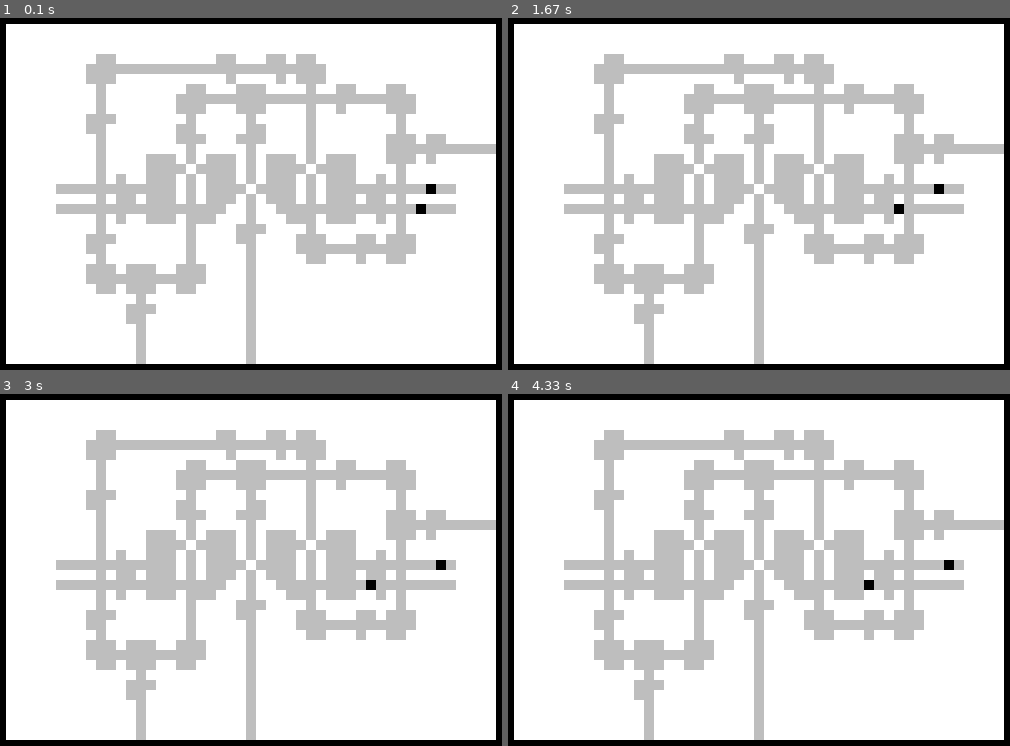
Above: before the commit, frames 1-4 (two rows, left to right).
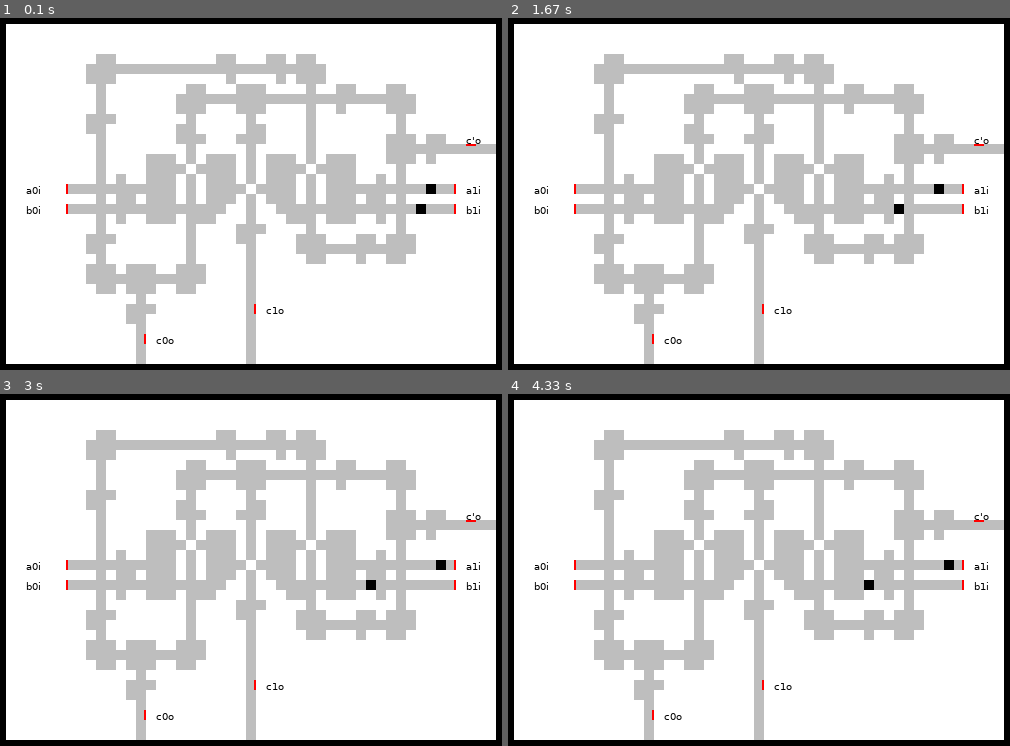
Above: after the commit, the same moments.

Repository: timo/brownomat
Game: pygame game, started from pygamefe.py
The game is run twice, just before and just after one commit, with the same random seed, the same clock (stepped at 60 frames per second) and the same inputs. The source is Python 2; it was converted automatically to run under Python 3.
Inputs (mouse positions are in pixels of both pictures, inside the frame that each line leads up to):
- Up to frame 1 (0.1 s): no input
- Up to frame 2 (1.67 s): click (894, 303) at 0.38 s
- Up to frame 3 (3 s): click (401, 478) at 1.85 s; move the mouse to (outside the picture) at 2.2 s; tap Space at 2.23, 2.93 s; click (outside the picture) at 2.52 s; move the mouse to (outside the picture) at 2.9 s
- Up to frame 4 (4.33 s): click (outside the picture) at 3.23 s; move the mouse to (outside the picture) at 3.63 s; tap Space at 3.67 s; click (outside the picture) at 4.02 s

The runs differ from the first frame. In frame 1, 0.4% of the frame differs, in the area x 5-96%, y 33-93%; in frame 2, 0.4%; in frame 3, 0.4%; in frame 4, 0.4%.

Commit message:
added support for labels.

Diff:
--- a/field.py
+++ b/field.py
@@ -2,6 +2,7 @@
 from random import choice
 from collections import namedtuple, defaultdict
 from itertools import permutations
+import string
 
 def iterate(iterable):
     num = 0
@@ -95,9 +96,11 @@
     fieldset = frozenset()
     fields = defaultdict(lambda: None)
     signals = []
+    labels = {}
     bounds = BBox(0, 0, 1, 1)
     renderers = []
     directions = list(permutations([u, d, l, r]))
+
     def __init__(self, data=None, filename=None):
         if filename:
             data = open(filename).read()
@@ -109,10 +112,16 @@
 
         fieldelems = []
 
-        l, u, r, d = self.bounds
+        bound_l, bound_u, bound_r, bound_d = self.bounds
+
+        labels = []
+        inside_label = 0
 
         for py, line in iterate(self.field):
             for px, char in iterate(line):
+                if inside_label > 0:
+                    inside_label -= 1
+                    continue
                 x = px + xo
                 y = py + yo
                 if char == "O":
@@ -120,18 +129,43 @@
                     char = "#"
                 if char == "#":
                     fieldelems.append((x, y))
-                    if x < l:
-                        l = x
-                    elif x > r:
-                        r = x
-                    if y < u:
-                        u = y
-                    elif y > d:
-                        d = y
-
-        self.bounds = BBox(l=l, r=r, u=u, d=d)
+                    if x < bound_l:
+                        bound_l = x
+                    elif x > bound_r:
+                        bound_r = x
+                    if y < bound_u:
+                        bound_u = y
+                    elif y > bound_d:
+                        bound_d = y
+                elif char == " ":
+                    continue
+                elif char in string.lowercase or char in string.uppercase:
+                    linerest = line[px:]
+                    label = ""
+                    for char in linerest:
+                        if char in string.lowercase + string.uppercase + string.digits + "'":
+                            label += char
+                        else:
+                            break
+                    inside_label = len(label)
+                    labels.append(((px, py), label))
+
+        self.bounds = BBox(l=bound_l, r=bound_r, u=bound_u, d=bound_d)
 
         self.fieldset = frozenset(self.fieldset.union(fieldelems))
+
+        for (pos, label) in labels:
+            # find the nearest piece of wire.
+            for direction in [u, lambda pos: l(l(pos)), d]:
+                if direction(pos) in self.fieldset:
+                    self.labels[label] = (pos, direction(pos))
+                    break
+            npos = r(pos)
+            for i in range(len(label)):
+                npos = r(npos)
+            if npos in self.fieldset:
+                self.labels[label] = (pos, npos)
+
 
         self.update_fieldtypes()
 
@@ -187,6 +221,7 @@
     def attach_renderer(self, renderer):
         self.renderers.append(renderer)
         renderer.update_bounds(self.bounds)
+        renderer.update_labels(self.labels)
         renderer.update_field(self.fieldset)
         renderer.add_actions(frozenset(), self.signals)
 
--- a/field_data.py
+++ b/field_data.py
@@ -100,14 +100,14 @@
          #       ###   ###    #  #    ###
         ###       #     #     #        #
         ##       ##     ##    #        #
-         #       ###   ###    #       ### ##  c'
+         #       ###   ###    #       ### ##  c'o
          #        #     #     #       ###########
          #    ### # ### # ### # ###   ### #
          #    #### #### # #### ####    #
          # #  ### # ### # ### # ###  # #
-  a0 ############ # #### #### # #########O### a1
+  a0i############ # #### #### # #########O### a1i
          # ## ### # ### # ### # ### ## #
-  b0 #################  #  ##############O### b1
+  b0i#################  #  ##############O### b1i
          # #  ### ###   #   ### ###  # #
          #        #    ###    #        #
         ###       #    ##    ###   ## ###
@@ -117,11 +117,11 @@
         ############    #
          ## ###  ##     #
              #          #
-            ###         #
+            ###         # c1o
             ##          #
              #          #
+             # c0o      #
              #          #
              #          #
-         c0  #       c1 #
 
 """
--- a/pygamefe.py
+++ b/pygamefe.py
@@ -6,36 +6,67 @@
 from math import log
 import field_data
 
+pxs = 10
+
 class PyGameSurfaceRenderer(field.RendererBase):
     bgcol = pygame.Color("white")
     fieldcol = pygame.Color("gray")
     signalcol = pygame.Color("black")
+    fontcol = pygame.Color("black")
+    indicatorcol = pygame.Color("red")
 
     def __adjust(self, (x, y)):
-        return (x - self.bounds.l * 10, y - self.bounds.u * 10)
+        return (x - self.bounds.l * pxs, y - self.bounds.u * pxs)
 
     def __init__(self):
+        self.font = pygame.font.SysFont("bitstreamverasans", pxs)
         self.update_bounds(field.BBox(0, 0, 20, 20))
         self.signals = set()
         self.removals = set()
         self.additions = set()
-        self.nice_redraw = True
+        self.nice_redraw = False
+        self.background_redraw = True
+        self.update_labels({})
         self.update_field(frozenset())
 
     def update_bounds(self, bounds):
-        print("update bounds:", bounds)
         self.bounds = bounds
-        self.bgsurf = pygame.Surface(
-                ((bounds.r - bounds.l)*10 + 10, (bounds.d - bounds.u)*10 + 10))
-        self.bgsurf.fill(self.bgcol)
-        self.resultsurf = self.bgsurf.copy()
+        self.background_redraw = True
 
     def update_field(self, fieldset):
         self.field = fieldset
+        self.background_redraw = True
+
+    def update_labels(self, labels):
+        self.labels = labels.copy()
+        self.background_redraw = True
+
+    def __redraw_background(self):
+        self.bgsurf = pygame.Surface(
+                ((self.bounds.r - self.bounds.l)*pxs + pxs,
+                 (self.bounds.d - self.bounds.u)*pxs + pxs))
+        self.bgsurf.fill(self.bgcol)
+
+        for x, y in self.field:
+            self.bgsurf.fill(self.fieldcol,
+                    pygame.Rect(*self.__adjust((x * pxs, y * pxs)) + (pxs, pxs)))
+
+        for (label, (pos, tgtpos)) in self.labels.iteritems():
+            fontsurf = self.font.render(label, True, self.fontcol)
+            self.bgsurf.blit(fontsurf, (pos[0] * pxs, pos[1] * pxs))
+            xdiff = pos[0] - tgtpos[0]
+            ydiff = pos[1] - tgtpos[1]
+            dr = pygame.Rect(
+                tgtpos[0] * pxs + (pxs * 0.8 if xdiff > 0 else 0),
+                tgtpos[1] * pxs + (pxs * 0.8 if ydiff > 0 else 0),
+                pxs * (0.2 if xdiff != 0 else 1),
+                pxs * (0.2 if ydiff != 0 else 1))
+            self.bgsurf.fill(self.indicatorcol, dr)
+
         self.resultsurf = self.bgsurf.copy()
-        for x, y in self.field:
-            self.resultsurf.fill(self.fieldcol,
-                    pygame.Rect(*self.__adjust((x * 10, y * 10)) + (10, 10)))
+
+        self.background_redraw = False
+        self.nice_redraw = True
 
     def add_actions(self, removals, additions):
         #if len(set(removals) & self.additions) > 0:
@@ -47,12 +78,14 @@
         self.removals = self.removals.union(removals)
 
     def is_picture_dirty(self):
-        return self.nice_redraw
+        return self.nice_redraw or self.background_redraw
 
     def refresh_picture(self):
+        if self.background_redraw:
+            self.__redraw_background()
         for x, y in self.removals:
-            self.resultsurf.fill(self.fieldcol,
-                    pygame.Rect(*self.__adjust((x * 10, y * 10)) + (10, 10)))
+            rect = pygame.Rect(*self.__adjust((x * 10, y * 10)) + (10, 10))
+            self.resultsurf.blit(self.bgsurf, rect, rect)
 
         self.removals = set()
 
@@ -65,7 +98,7 @@
 
 class PyGameFrontend(object):
     def __init__(self):
-        pygame.display.init()
+        pygame.init()
         self.screen = pygame.display.set_mode((800, 600))
         self.setup_field()
 
